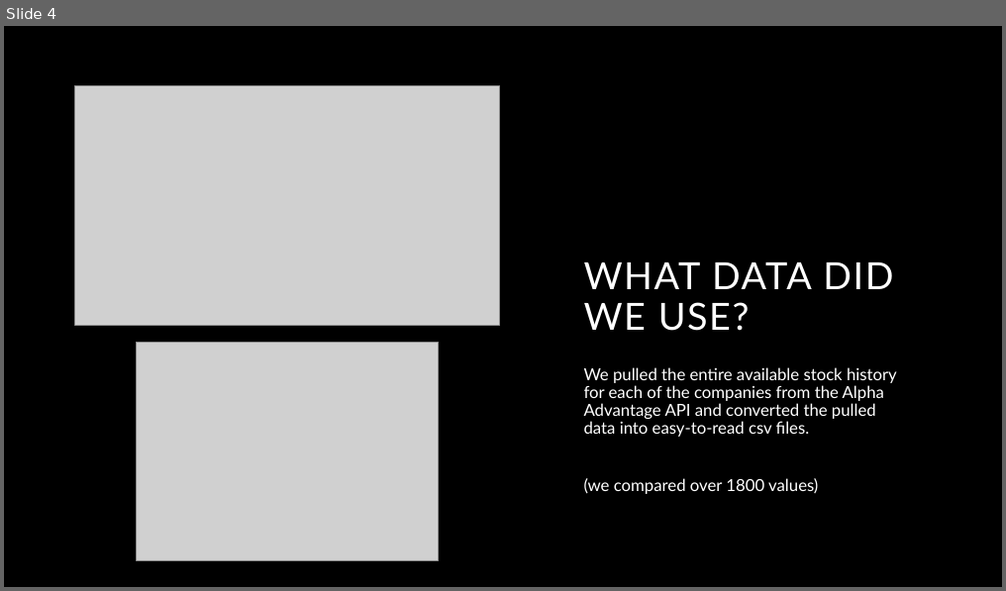
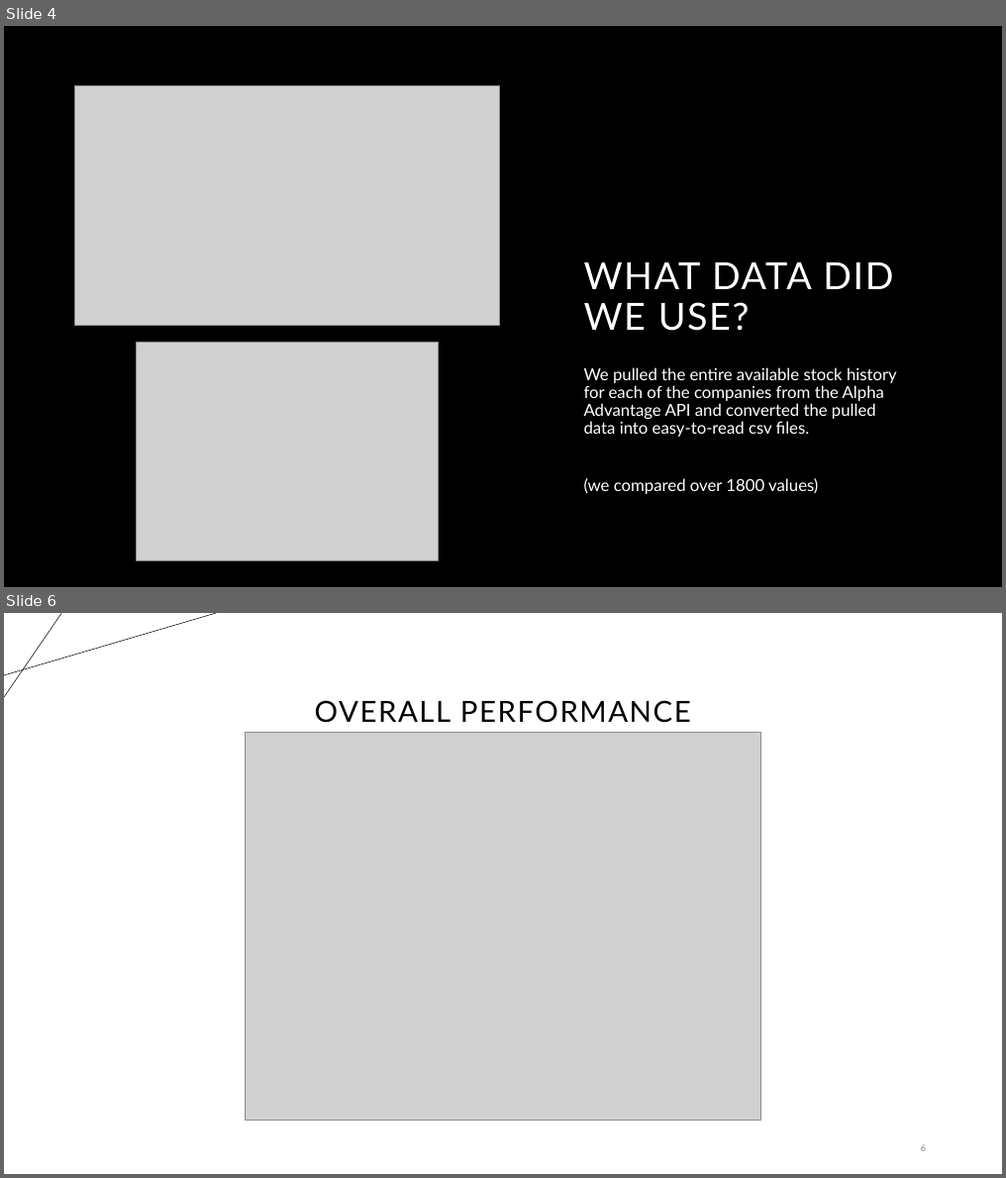
Before and after one commit to proctorsjackson/group_3_project_1, a slide deck: Powerpoint copy Jackson.pptx. Shown one above the other, each under a label of ours: slide 4 before the commit, slides 4 and 6 after it; the slides between them are not shown. The pictures are 1006x591 and 1006x1178 pixels, drawn with LibreOffice and Linux fonts; fonts in the diff are those of the drawing; grey boxes stand for pictures; background and template pictures are left out. Boxes give left, top, right and bottom in pixels: in the first picture for what was removed or moved away, otherwise in the second. Text is boxed around its words. In the diff, an @@ line names an element or a change of style, - is before the commit and + after.

```diff
--- a/Powerpoint copy Jackson.pptx
+++ b/Powerpoint copy Jackson.pptx
@@ slide 6 added at (x1=4, y1=613, x2=1002, y2=1174), background #FFFFFF @@
@@ line added from (4, 675) to (216, 613), #000000 0.5 pt @@
@@ line added from (61, 613) to (4, 697), #000000 0.5 pt @@
@@ title added at (x1=315, y1=700, x2=691, y2=723), 28 pt, text #000000 @@
+OVERALL PERFORMANCE
@@ picture added at (x1=245, y1=733, x2=761, y2=1121) @@
@@ page number added at (x1=921, y1=1145, x2=926, y2=1152), 9 pt, text #8C8C8C @@
+6
```
Also in this commit, not shown: 7 slides changed, 3 other slides added, 2 other files.
